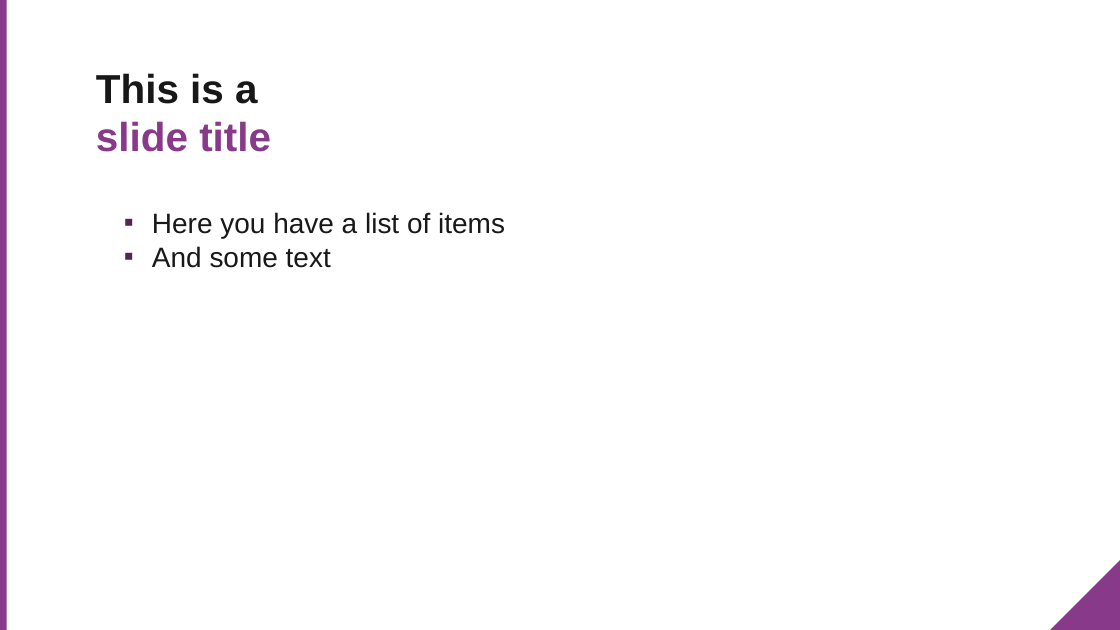
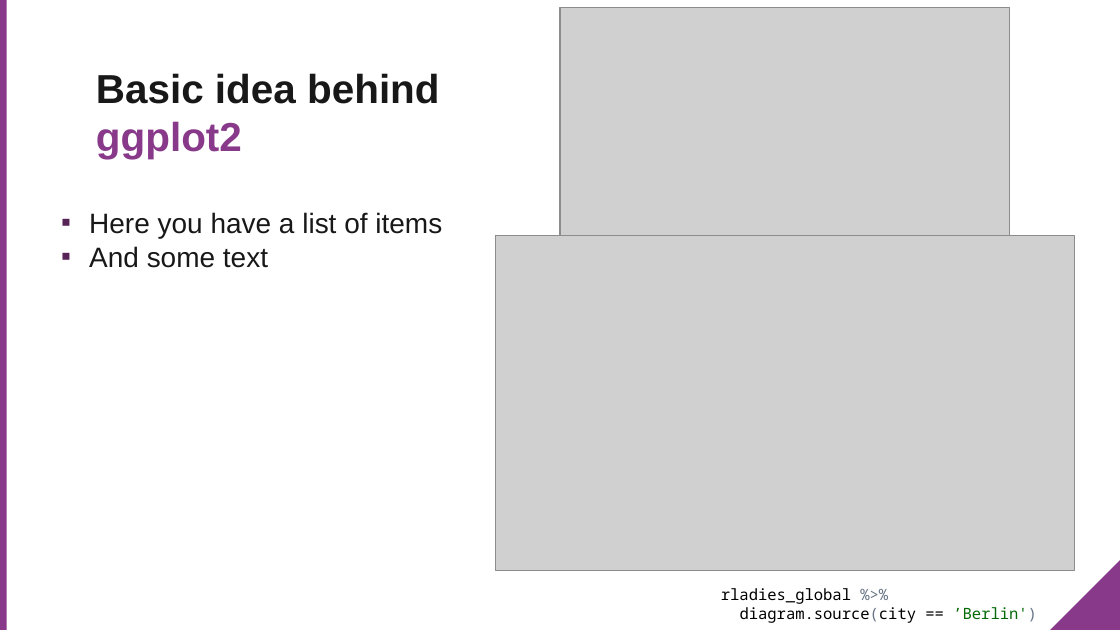
Before and after one commit to pamelamatias/RLadies_MUC, a slide deck: slide 8 of 20170521_2nd_meetup_ggplot2intro/20172105_ggplot2.pptx (slide 6 before the commit). Drawn at 1120x630 pixels with LibreOffice and Linux fonts; fonts in the diff are those of the drawing; grey boxes stand for pictures; background and template pictures are left out. Boxes give left, top, right and bottom in pixels: in the first picture for what was removed or moved away, otherwise in the second. Text is boxed around its words. In the diff, an @@ line names an element or a change of style, - is before the commit and + after.

```diff
--- a/20170521_2nd_meetup_ggplot2intro/20172105_ggplot2.pptx
+++ b/20170521_2nd_meetup_ggplot2intro/20172105_ggplot2.pptx
@@ picture added at [560, 8, 1010, 244] @@
@@ title at [96, 73, 440, 159]: text changed; text colour #88398A to #181818 @@
-This is a
-slide title
+Basic idea behind
+ggplot2
@@ text "Here you have a list ...": place and size @@
-text "Here you have a list ..." at [152, 212, 505, 268]
+text "Here you have a list ..." at [89, 212, 442, 268]
@@ picture added at [496, 235, 1075, 571] @@
@@ text added at [721, 588, 1037, 623], 10 pt, text #000000 @@
+rladies_global %>%
+diagram.source(city == ’Berlin')
```
Also in this commit, not shown: 3 other slides changed, 5 slides added, 3 slides removed, 2 other files.
